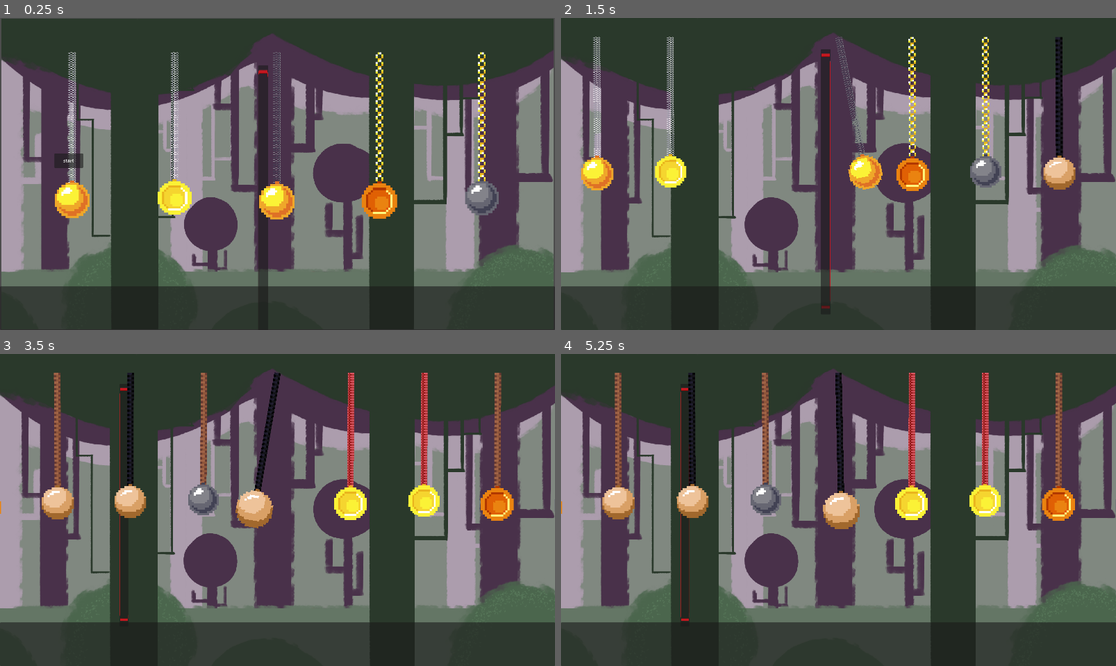
Above: before the commit, frames 1-4 (two rows, left to right).
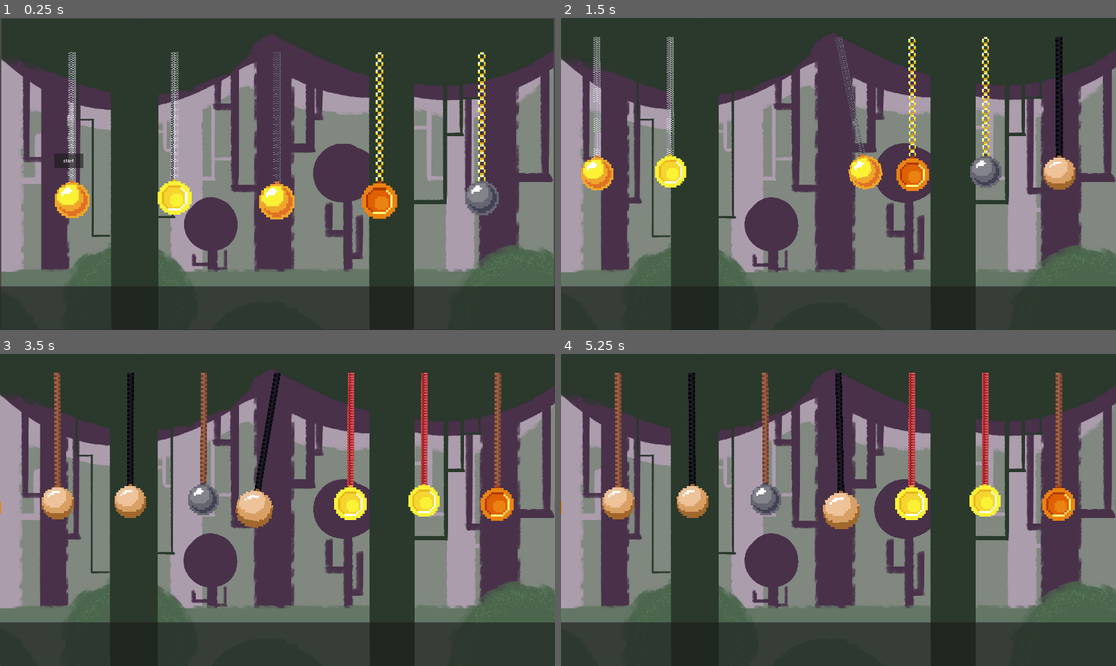
Above: after the commit, the same moments.

Repository: HEKEPOIU/gmtk_2024
Game: Godot game, scene res://scene/main.tscn
Same seed, same stepped clock (60 frames per second), same inputs: the game is played once before the commit and once after it.
Inputs (mouse positions are in pixels of both pictures, inside the frame that each line leads up to):
- Up to frame 1 (0.25 s): no input
- Up to frame 2 (1.5 s): click (827, 189) at 0.52 s; click "start" at 1.25 s
- Up to frame 3 (3.5 s): click (149, 506) at 2.02 s; click (127, 503) at 2.77 s
- Up to frame 4 (5.25 s): move the mouse to (960, 494) at 3.52 s; click (960, 494) at 3.6 s; move the mouse to (727, 525) at 4.27 s; click (727, 525) at 4.35 s; move the mouse to (894, 441) at 5.02 s; click (894, 441) at 5.1 s

The runs differ from the first frame. In frame 1, 1.1% of the frame differs, in the area x 46-49%, y 15-87%; in frame 2, 1.4%, in the area x 46-49%, y 10-94%; in frame 3, 0.1%; in frame 4, 0.2%.

Commit message:
speed , image no bg

Diff:
--- a/scene/main.tscn
+++ b/scene/main.tscn
@@ -1,12 +1,11 @@
-[gd_scene load_steps=8 format=3 uid="uid://bamth8f5h3hkf"]
+[gd_scene load_steps=7 format=3 uid="uid://bamth8f5h3hkf"]
 
 [ext_resource type="Script" path="res://src/main.gd" id="1_gy4id"]
 [ext_resource type="Script" path="res://scene/camera_manager.gd" id="3_6fkyf"]
 [ext_resource type="PackedScene" uid="uid://mi0q0rdifude" path="res://scene/main_ui.tscn" id="3_6hq5n"]
 [ext_resource type="Texture2D" uid="uid://cbmws62tgyejb" path="res://assets/background/Background_for_the_game.png" id="3_nkxm2"]
 [ext_resource type="PackedScene" uid="uid://prj2jrlt2fu1" path="res://scene/pendulum_manager.tscn" id="5_a8atf"]
-[ext_resource type="PackedScene" uid="uid://bmibyak3ptiqq" path="res://src/ui/card/border.tscn" id="5_o6d60"]
-[ext_resource type="PackedScene" uid="uid://bmuvhe7rycxhr" path="res://scene/audio_manager.tscn" id="6_mghdt"]
+[ext_resource type="PackedScene" path="res://scene/audio_manager.tscn" id="6_mghdt"]
 
 [node name="main" type="Node"]
 script = ExtResource("1_gy4id")
@@ -22,20 +21,6 @@
 [node name="Sprite2D" type="Sprite2D" parent="Camera2D"]
 texture = ExtResource("3_nkxm2")
 
-[node name="NinePatchRect" parent="." instance=ExtResource("5_o6d60")]
-anchors_preset = 5
-anchor_left = 0.5
-anchor_right = 0.5
-offset_left = -74.0
-offset_top = 291.0
-offset_right = -34.0
-offset_bottom = 331.0
-grow_horizontal = 2
-patch_margin_left = 54
-patch_margin_top = 49
-patch_margin_right = 42
-patch_margin_bottom = 70
-
 [node name="CanvasLayer" type="CanvasLayer" parent="."]
 
 [node name="Canvas" parent="CanvasLayer" instance=ExtResource("3_6hq5n")]
--- a/src/ui/card/border.tscn
+++ b/src/ui/card/border.tscn
@@ -9,6 +9,7 @@
 anchor_bottom = 1.0
 grow_horizontal = 2
 grow_vertical = 2
+flat = true
 script = ExtResource("1_wmyi2")
 
 [node name="NinePatchRect" type="NinePatchRect" parent="."]
--- a/src/ui/card/card_effect/add_speed_card.gd
+++ b/src/ui/card/card_effect/add_speed_card.gd
@@ -6,6 +6,6 @@
 func on_trigger(target: Pendulum) -> void:
 	var dir: float = target.angular_velocity / abs(target.angular_velocity)
 	if dir != 1 && dir != -1:
-		dir = 10
-	target.angular_velocity += times * dir
+		dir = 1
+	target.add_velocity(times * dir)
 	print("add speed")
Not shown: 1 places in scene/test.tscn that only renumber resources
